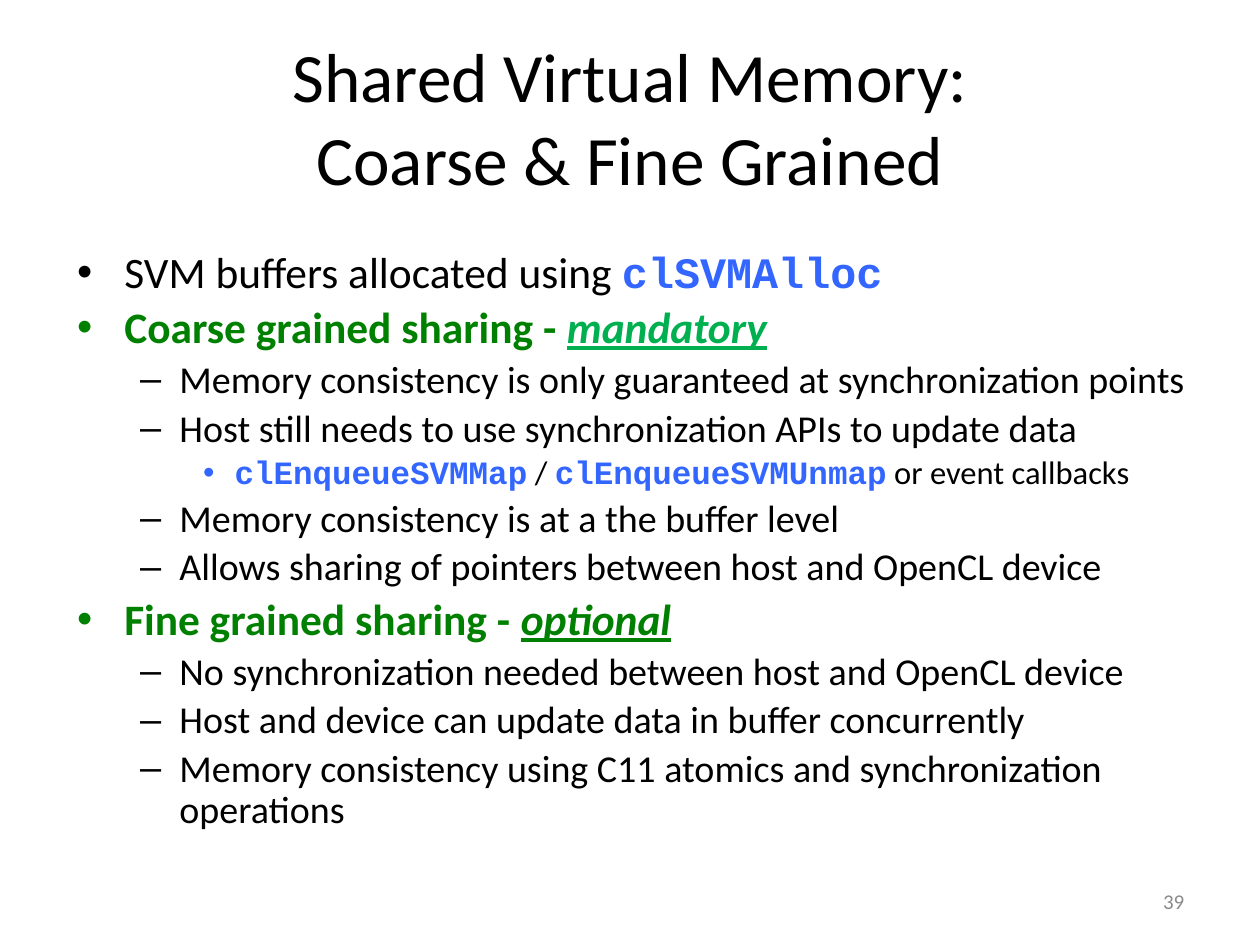
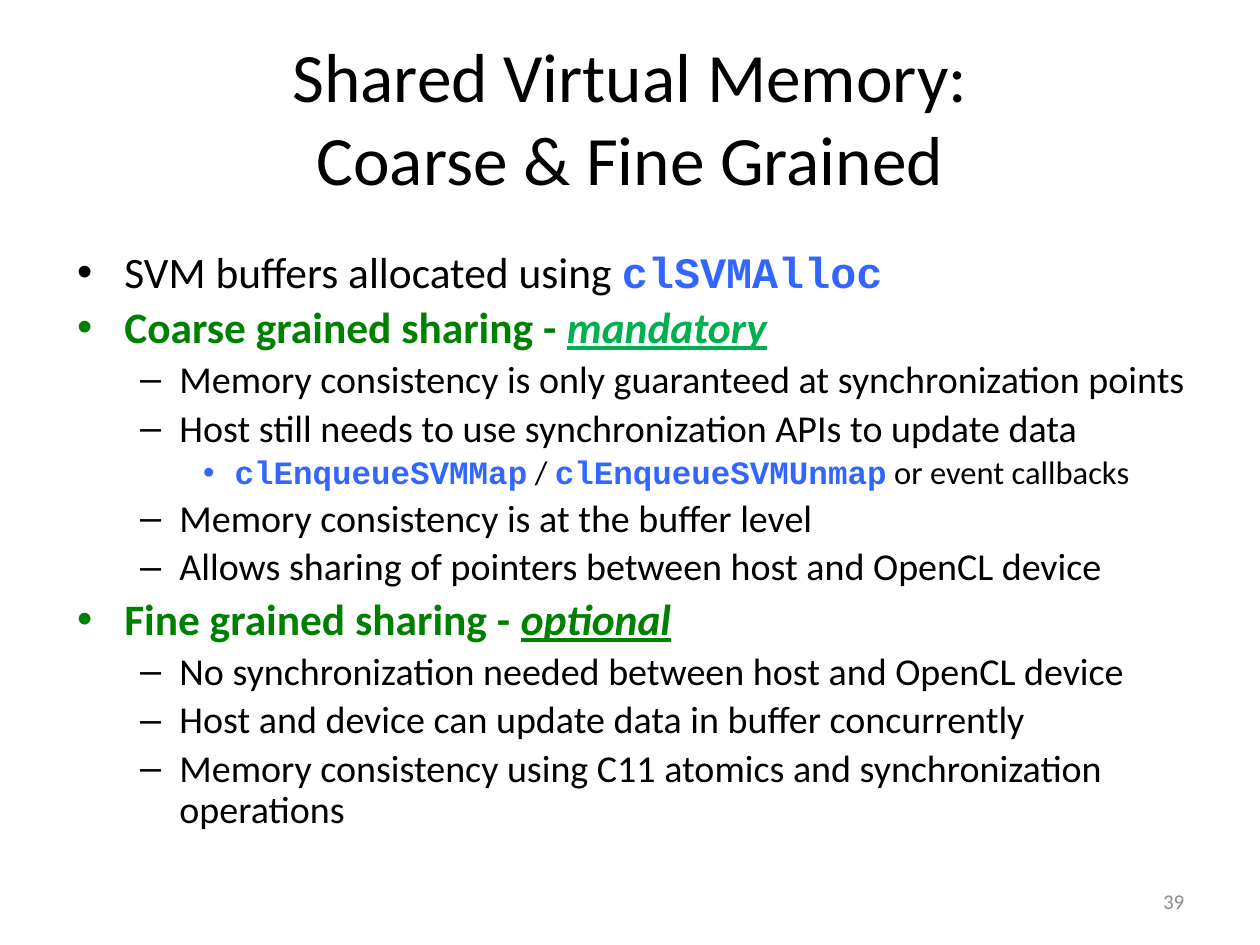
Before and after one commit to UoB-HPC/opencl-training-slides, a slide deck: slide 39 of advanced_part1.pptx. Drawn at 1260x945 pixels with LibreOffice and Linux fonts; fonts in the diff are those of the drawing. Boxes give left, top, right and bottom in pixels: in the first picture for what was removed or moved away, otherwise in the second. Text is boxed around its words. In the diff, an @@ line names an element or a change of style, - is before the commit and + after.

Commit message:
Minor typo fix

```diff
--- a/advanced_part1.pptx
+++ b/advanced_part1.pptx
@@ text at (x1=179, y1=505, x2=812, y2=538): text changed @@
-  – Memory consistency is at a the buffer level
+  – Memory consistency is at the buffer level
```
